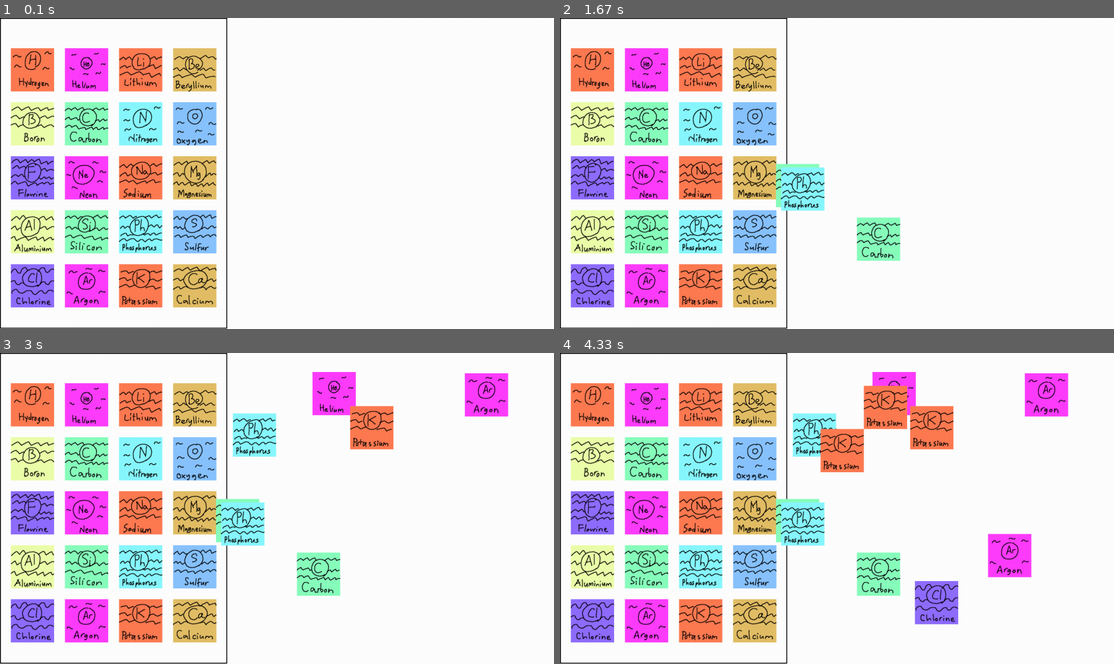
Above: before the commit, frames 1-4 (two rows, left to right).
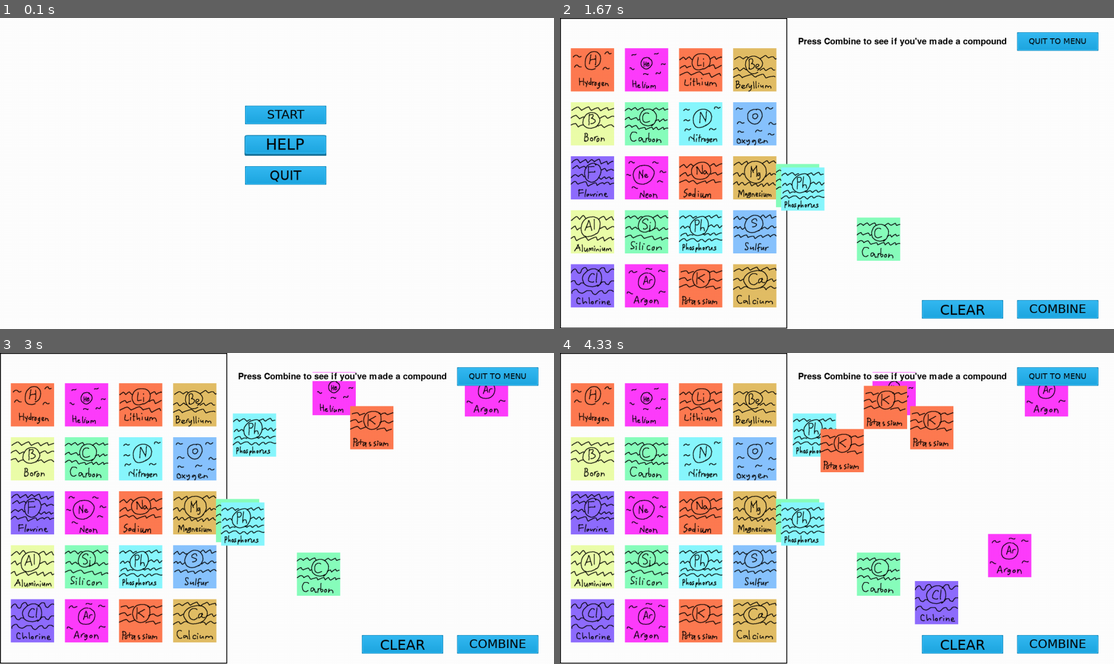
Above: after the commit, the same moments.

Repository: MackFree/hackathon
Game: pygame game, started from testbuild1.py
Same seed, same stepped clock (60 frames per second), same inputs: the game is played once before the commit and once after it.
Inputs (mouse positions are in pixels of both pictures, inside the frame that each line leads up to):
- Up to frame 1 (0.1 s): no input
- Up to frame 2 (1.67 s): press the mouse at (848, 114) at 0.37 s; move the mouse to (753, 179) at 0.47 s; release the mouse at (665, 245) at 0.6 s; press the mouse at (648, 123) at 0.7 s; move the mouse to (764, 179) at 0.8 s; release the mouse at (875, 238) at 0.93 s; press the mouse at (648, 123) at 1.03 s; move the mouse to (720, 154) at 1.13 s; release the mouse at (798, 185) at 1.27 s; press the mouse at (698, 232) at 1.37 s; move the mouse to (753, 210) at 1.47 s; release the mouse at (803, 189) at 1.6 s
- Up to frame 3 (3 s): press the mouse at (138, 567) at 1.7 s; move the mouse to (199, 499) at 1.8 s; release the mouse at (254, 433) at 1.93 s; press the mouse at (88, 620) at 2.03 s; move the mouse to (288, 508) at 2.13 s; release the mouse at (487, 393) at 2.27 s; press the mouse at (88, 405) at 2.37 s; move the mouse to (210, 399) at 2.47 s; release the mouse at (332, 393) at 2.6 s; press the mouse at (138, 620) at 2.7 s; move the mouse to (254, 524) at 2.8 s; release the mouse at (371, 427) at 2.93 s
- Up to frame 4 (4.33 s): press the mouse at (698, 620) at 3.03 s; move the mouse to (770, 536) at 3.13 s; release the mouse at (842, 449) at 3.27 s; press the mouse at (698, 620) at 3.37 s; move the mouse to (792, 514) at 3.47 s; release the mouse at (886, 405) at 3.6 s; press the mouse at (648, 620) at 3.7 s; move the mouse to (825, 586) at 3.8 s; release the mouse at (1008, 555) at 3.93 s; press the mouse at (593, 620) at 4.03 s; move the mouse to (764, 611) at 4.13 s; release the mouse at (936, 601) at 4.27 s

The runs differ from the first frame. In frame 1, 26% of the frame differs, in the area x 0-59%, y 0-100%; in frame 2, 3.2%; in frame 3, 3.3%; in frame 4, 3.3%.

Commit message:
Almost done, combining works and so does the ecosystem

Diff:
--- a/testbuild1.py
+++ b/testbuild1.py
@@ -8,6 +8,10 @@
 #initialising game engine
 pygame.init()
 
+#init game_state to menu
+#game state 0 = menu, 1 = game, 2 = help screen
+game_state = 0
+
 #setting the title
 pygame.display.set_caption("Learn About Elements!")
 
@@ -17,12 +21,64 @@
 
 #resources inits go here
 
-#font
-font = pygame.font.Font('freesansbold.ttf', 13)
-
 #colours in RGB
 white = 255, 255, 255
 black = 0, 0, 0
+
+#helpscreenimage
+helpscreenimage = pygame.image.load("assets/helpscreen.png")
+
+helpscreenimagerect = helpscreenimage.get_rect()
+
+#button image assets
+helpbutton = pygame.image.load("assets/button/helpbutton.png")
+gobutton = pygame.image.load("assets/button/startbutton.png")
+quitbutton = pygame.image.load("assets/button/quitbutton.png")
+combinebutton = pygame.image.load("assets/button/combinebutton.png")
+clearbutton = pygame.image.load("assets/button/clearbutton.png")
+backbutton = pygame.image.load("assets/button/backbutton.png")
+menubutton = pygame.image.load("assets/button/quittomenubutton.png")
+
+#button rects
+helpbuttonrect = helpbutton.get_rect()
+gobuttonrect = gobutton.get_rect()
+quitbuttonrect = quitbutton.get_rect()
+combinebuttonrect = combinebutton.get_rect()
+clearbuttonrect = clearbutton.get_rect()
+backbuttonrect = backbutton.get_rect()
+menubuttonrect = menubutton.get_rect()
+
+
+#button locations
+helpbuttonrect.x = 560
+gobuttonrect.x = 560
+quitbuttonrect.x = 560
+
+combinebuttonrect.x = 1050
+clearbuttonrect.x = 830
+menubuttonrect.x = 1050
+
+backbuttonrect.x = 560
+
+gobuttonrect.y = 200
+helpbuttonrect.y = 270
+quitbuttonrect.y = 340
+
+combinebuttonrect.y = 650
+clearbuttonrect.y = 650
+menubuttonrect.y = 30
+
+backbuttonrect.y = 650
+
+#text
+font = pygame.font.Font('freesansbold.ttf', 20)
+element_name_text = "Press Combine to see if you've made a compound"
+element_text_obj = font.render(element_name_text, True, black, white)
+element_text_rect = element_text_obj.get_rect()
+
+#text loc
+element_text_rect.x = 550
+element_text_rect.y = 45
 
 #drawing the rectangles needed, atom selection screen and place screen
 selection_rect = pygame.Rect(0, 0, 525, 719)
@@ -93,88 +149,161 @@
 def is_in_database(atom_combination):
     # sort the current atom combination by their name
     atom_sorted = ''.join([x.name for x in sorted(atom_combination)])
+    print(atom_sorted)
     return atom_sorted in DATABASE
 
-#game loop
 while 1:
-    #exiting game
-    for event in pygame.event.get():
-        if event.type == pygame.QUIT: pygame.quit()
-
-
-        #mousebutton down event
-        if event.type == pygame.MOUSEBUTTONDOWN:
-            #getting the position
-            print(event.button)
+    while game_state == 0:
+        for event in pygame.event.get():
+            if event.type == pygame.QUIT: pygame.quit()
+            if event.type == pygame.MOUSEBUTTONDOWN:
+                pos = pygame.mouse.get_pos()
+                if(gobuttonrect.collidepoint(pos)):
+                    #go to game
+                    game_state = 1
+                elif(quitbuttonrect.collidepoint(pos)):
+                    #quit the game
+                    pygame.quit()
+                elif(helpbuttonrect.collidepoint(pos)):
+                    #display help
+                    game_state = 2
+
+
+        #drawring
+        screen.fill(white)
+        screen.blit(quitbutton, quitbuttonrect)
+        screen.blit(gobutton, gobuttonrect)
+        screen.blit(helpbutton, helpbuttonrect)
+
+        #making everything visible
+        pygame.display.flip()
+
+
+
+    #getting data into program
+    read_database()
+
+    #gameplay loop
+    while game_state == 1:
+        #exiting game
+        for event in pygame.event.get():
+            if event.type == pygame.QUIT: pygame.quit()
+
+
+            #mousebutton down event
+            if event.type == pygame.MOUSEBUTTONDOWN:
+                #getting the position
+                pos = pygame.mouse.get_pos()
+                #now we need to check which atom it is clicked on
+                if(selection_rect.collidepoint(pos)):
+                    for atom in atom_array:
+                        #compare mousepos and atom circle pos
+                        if(atom.rect.collidepoint(pos)):
+                            if(event.button == 1):
+                                #find atom type and create new instance
+                                #need atom constructor ect
+                                selected_atom = Atom(atom.name, atom.proton, atom.neutron, atom.electron, atom.image_loc, atom.info_loc)
+                            elif(event.button == 3):
+                                #now we gotta uhh disp text
+                                atom_info_img = atom.info
+
+
+            if event.type == pygame.MOUSEBUTTONUP:
+                pos = pygame.mouse.get_pos()
+                if(simulation_rect.collidepoint(pos) and selected_atom is not None):
+                    #we in the simulation rect
+                    element_name_text = "Press Combine to see if you've made a compound"
+                    simulation_atoms.append(selected_atom)
+                selected_atom = None
+                atom_info_img = None
+                if(combinebuttonrect.collidepoint(pos)):
+                    #now we want to combine all the atoms
+                    in_database = is_in_database(simulation_atoms)
+                    if(in_database):
+                        element_name_text = "INSERT ELEMENT NAME HERE"
+                    else:
+                        element_name_text = "Sorry, this is not a compound"
+
+                if(clearbuttonrect.collidepoint(pos)):
+                    simulation_atoms = []
+                    element_name_text = "Press Combine to see if you've made a compound"
+
+                if(menubuttonrect.collidepoint(pos)):
+                    simulation_atoms = []
+                    game_state = 0
+
+
+        #moving selected atom with the mouse
+        if(selected_atom is not None):
             pos = pygame.mouse.get_pos()
-            #now we need to check which atom it is clicked on
-            if(selection_rect.collidepoint(pos)):
-                print("EAT MY ASS")
-                for atom in atom_array:
-                    #compare mousepos and atom circle pos
-                    if(atom.rect.collidepoint(pos)):
-                        if(event.button == 1):
-                            #find atom type and create new instance
-                            #need atom constructor ect
-                            selected_atom = Atom(atom.name, atom.proton, atom.neutron, atom.electron, atom.image_loc, atom.info_loc)
-                        elif(event.button == 3):
-                            #now we gotta uhh disp text
-                            atom_info_img = atom.info
-            if(simulation_rect.collidepoint(pos)):
-                print("Sim")
-
-
-        if event.type == pygame.MOUSEBUTTONUP:
+            selected_atom.rect.x = pos[0] - (selected_atom.rect.width/2)
+            selected_atom.rect.y = pos[1] - (selected_atom.rect.width/2)
+
+
+
+        #re-drawring background
+        screen.fill(white)
+
+        #drawring #needs to be from the bottom up
+        pygame.draw.rect(screen, black, selection_rect, 2)
+
+        #now we draw an atom for each one in the array (Lets use a loop bc
+        #fuck doing it induvidiall
+        draw_pos_x = 25
+        draw_pos_y = 70
+        for atom in atom_array:
+            atom.rect.x = draw_pos_x
+            atom.rect.y = draw_pos_y
+            screen.blit(atom.image, atom.rect)
+            if(draw_pos_x != 400):
+                draw_pos_x += 125
+            else:
+                draw_pos_x = 25
+                draw_pos_y += 125
+
+        for atom in simulation_atoms:
+            screen.blit(atom.image, atom.rect)
+
+        if selected_atom is not None:
+            screen.blit(selected_atom.image, selected_atom.rect)
+
+        #text for atom info
+        if(atom_info_img is not None):
             pos = pygame.mouse.get_pos()
-            if(simulation_rect.collidepoint(pos) and selected_atom is not None):
-                #we in the simulation rect
-                simulation_atoms.append(selected_atom)
-            selected_atom = None
-            atom_info_img = None
-            #also need to place the atom in the simulator section
-
-    #moving selected atom with the mouse
-    if(selected_atom is not None):
-        pos = pygame.mouse.get_pos()
-        selected_atom.rect.x = pos[0] - (selected_atom.rect.width/2)
-        selected_atom.rect.y = pos[1] - (selected_atom.rect.width/2)
-
-
-
-    #re-drawring background
-    screen.fill(white)
-
-    #drawring #needs to be from the bottom up
-    pygame.draw.rect(screen, black, selection_rect, 2)
-
-    #now we draw an atom for each one in the array (Lets use a loop bc
-    #fuck doing it induvidiall
-    draw_pos_x = 25
-    draw_pos_y = 70
-    for atom in atom_array:
-        atom.rect.x = draw_pos_x
-        atom.rect.y = draw_pos_y
-        screen.blit(atom.image, atom.rect)
-        if(draw_pos_x != 400):
-            draw_pos_x += 125
-        else:
-            draw_pos_x = 25
-            draw_pos_y += 125
-
-    for atom in simulation_atoms:
-        screen.blit(atom.image, atom.rect)
-
-    if selected_atom is not None:
-        screen.blit(selected_atom.image, selected_atom.rect)
-
-    #text for atom info
-    if(atom_info_img is not None):
-        pos = pygame.mouse.get_pos()
-        infoRect = atom_info_img.get_rect()
-        infoRect.x = pos[0] - infoRect.width//2
-        infoRect.y = pos[1]
-        screen.blit(atom_info_img, infoRect)
-
-
-    #making all redrawn things visible
-    pygame.display.flip()
+            infoRect = atom_info_img.get_rect()
+            infoRect.x = pos[0]
+            infoRect.y = pos[1]
+            screen.blit(atom_info_img, infoRect)
+
+        #drawring combine button
+        screen.blit(combinebutton, combinebuttonrect)
+        screen.blit(clearbutton, clearbuttonrect)
+        screen.blit(menubutton, menubuttonrect)
+
+        #text box shit
+        element_text_obj = font.render(element_name_text, True, black, white)
+        screen.blit(element_text_obj, element_text_rect)
+
+        #making all redrawn things visible
+        pygame.display.flip()
+
+
+    while game_state == 2:
+        #this is the help menu
+
+        #exiting game
+        for event in pygame.event.get():
+            if event.type == pygame.QUIT: pygame.quit()
+
+            #checking if they want to exit
+            if(event.type == pygame.MOUSEBUTTONDOWN):
+                pos = pygame.mouse.get_pos()
+                if(backbuttonrect.collidepoint(pos)):
+                    #now we go back to gamestate 0
+                    game_state = 0
+
+        screen.fill(black)
+        screen.blit(helpscreenimage, helpscreenimagerect)
+        screen.blit(backbutton, backbuttonrect)
+
+        pygame.display.flip()
Binary file added: assets/button/backbutton.png
Binary file added: assets/button/clearbutton.png
Binary file changed: assets/button/combinebutton.png
Binary file added: assets/button/quittomenubutton.png
Binary file changed: assets/button/startbutton.png
Binary file added: assets/helpscreen.png
